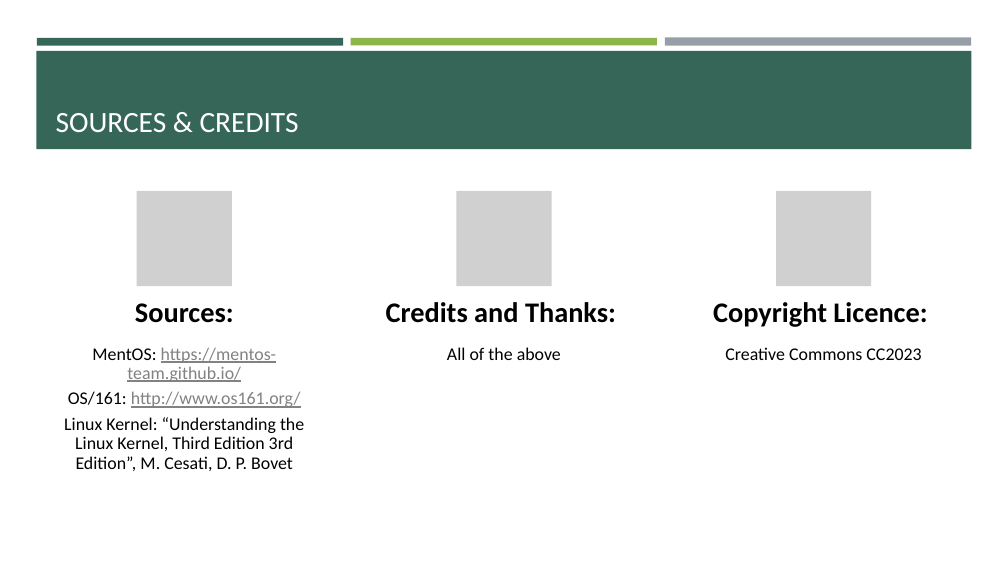
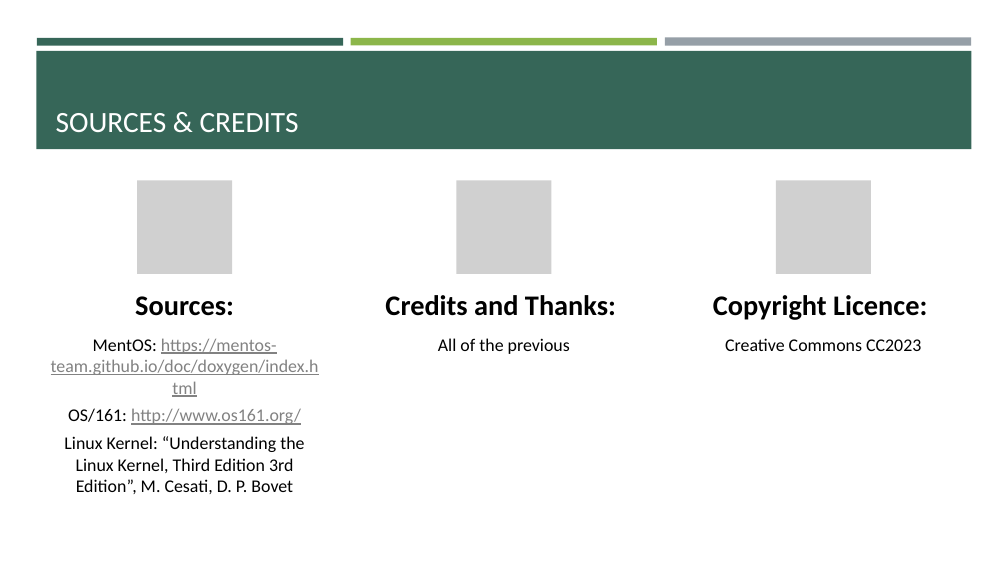
Before and after one commit to ProgrammazioneDiSistema2023-IA-ZZ/Group04, a slide deck: slide 35 of MentOS - Process Management.pptx. Drawn at 1008x567 pixels with LibreOffice and Linux fonts; fonts in the diff are those of the drawing; grey boxes stand for pictures. Boxes give left, top, right and bottom in pixels: in the first picture for what was removed or moved away, otherwise in the second. Text is boxed around its words. In the diff, an @@ line names an element or a change of style, - is before the commit and + after.

```diff
--- a/MentOS - Process Management.pptx
+++ b/MentOS - Process Management.pptx
@@ 3 texts, 3 pictures: place and size @@
-3 texts, 3 pictures at (135, 191, 927, 327)
+3 texts, 3 pictures at (135, 180, 927, 320)
@@ text "MentOS: https://mentos-team.github.io/doc/doxygen/index.html": place and size @@
-text "MentOS: https://mentos-team.github.io/doc/doxygen/index.html" at (64, 347, 304, 471)
+text "MentOS: https://mentos-team.github.io/doc/doxygen/index.html" at (51, 338, 319, 494)
@@ text at (51, 338, 319, 375): text changed @@
-MentOS: https://mentos-team.github.io/
+MentOS: https://mentos-team.github.io/doc/doxygen/index.html
@@ text at (438, 338, 570, 354): text changed @@
-All of the above
+All of the previous
@@ line spacing 0.9 to 1 in 4 elements at (135, 296, 234, 316), (385, 295, 616, 316), (713, 295, 927, 320), (725, 338, 921, 351) @@
@@ text "Creative Commons CC2023": place and size @@
-text "Creative Commons CC2023" at (725, 347, 921, 360)
+text "Creative Commons CC2023" at (725, 338, 921, 351)
@@ text at (64, 408, 304, 494): line spacing 0.9 to 1 @@
```
Also in this commit, not shown: 3 other files.
